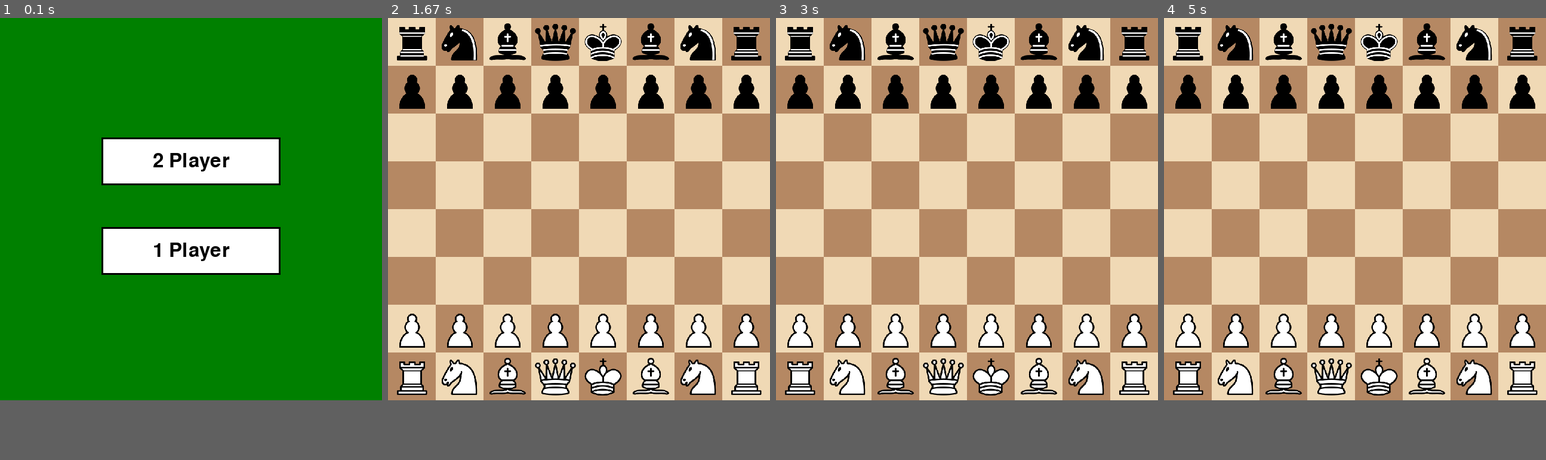
Above: before the commit, frames 1-4 (left to right).
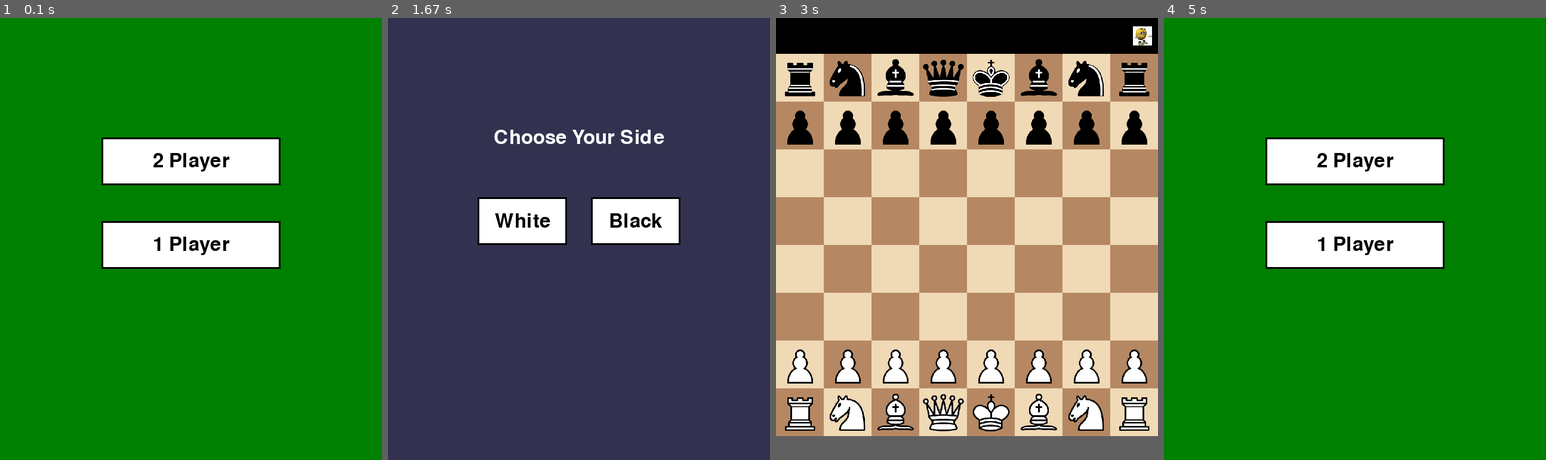
Above: after the commit, the same moments.

Repository: eladk333/Chess
Game: pygame game, started from main.py
Two runs of this game, one before a commit and one after it. Both use one fixed random seed, a clock stepped at 60 frames per second and the inputs below.
Inputs (mouse positions are in pixels of both pictures, inside the frame that each line leads up to):
- Up to frame 1 (0.1 s): no input
- Up to frame 2 (1.67 s): press the mouse at (579, 159) at 0.37 s; move the mouse to (571, 141) at 0.47 s; release the mouse at (563, 119) at 0.6 s; press the mouse at (754, 35) at 0.7 s; move the mouse to (601, 79) at 0.8 s; release the mouse at (449, 128) at 0.93 s; press the mouse at (579, 194) at 1.03 s; move the mouse to (586, 278) at 1.13 s; release the mouse at (594, 362) at 1.27 s; press the mouse at (579, 243) at 1.37 s; move the mouse to (514, 159) at 1.47 s; release the mouse at (452, 75) at 1.6 s
- Up to frame 3 (3 s): press the mouse at (909, 221) at 1.7 s; move the mouse to (924, 300) at 1.8 s; release the mouse at (940, 380) at 1.93 s; click (963, 283) at 2.05 s; press the mouse at (1142, 35) at 2.37 s; move the mouse to (1039, 185) at 2.47 s; release the mouse at (936, 340) at 2.6 s; press the mouse at (967, 132) at 2.7 s; move the mouse to (905, 194) at 2.8 s; release the mouse at (848, 252) at 2.93 s
- Up to frame 4 (5 s): click (1377, 345) at 3.05 s; press the mouse at (1377, 345) at 3.37 s; move the mouse to (1381, 274) at 3.47 s; release the mouse at (1385, 203) at 3.6 s; press the mouse at (1530, 35) at 3.7 s; move the mouse to (1389, 128) at 3.8 s; release the mouse at (1248, 221) at 3.93 s; press the mouse at (1355, 132) at 4.03 s; move the mouse to (1290, 146) at 4.13 s; release the mouse at (1221, 159) at 4.27 s; press the mouse at (1530, 35) at 4.37 s; move the mouse to (1439, 110) at 4.47 s; release the mouse at (1347, 181) at 4.6 s; press the mouse at (1355, 194) at 4.7 s; move the mouse to (1389, 274) at 4.8 s; release the mouse at (1423, 353) at 4.93 s
In our replay, in frame 1 the window is 640x640 before the commit and 640x740 after it. These sizes can differ from the game's own. Grey fills any space a smaller window leaves; there, only what the larger window draws over its background counts as a difference.

The runs differ from the first frame. In frame 1, 2.0% of the frame differs, in the area x 26-74%, y 45-59%; in frame 2, 86%; in frame 3, 71%; in frame 4, 86%, in the area x 0-100%, y 0-87%.

Commit message:
Added options for restarted and back to menu on board

Diff:
--- a/board.py
+++ b/board.py
@@ -1,18 +1,20 @@
-from pieces import create_piece
 from utils import parse_pos
+from pieces import create_piece  # or define each piece class individually
 
 class Board:
     def __init__(self):
         self.grid = [[None for _ in range(8)] for _ in range(8)]
         self.current_turn = "white"
+        self.setup()
 
     def setup(self):
-        # Place pawns and other pieces using create_piece('P', 'white') etc.
-        pass
+        # place pawns
+        for col in range(8):
+            self.grid[1][col] = create_piece('P', 'black')
+            self.grid[6][col] = create_piece('P', 'white')
 
-    def display(self):
-        # Print board to console
-        pass
+        # place other pieces using create_piece('R', 'white') etc.
+        # ...
 
     def make_move(self, src, dst):
         src_row, src_col = parse_pos(src)
@@ -26,5 +28,5 @@
         return False
 
     def is_checkmate(self):
-        # Placeholder logic
+        # actual checkmate detection logic here
         return False
--- a/game.py
+++ b/game.py
@@ -1,44 +1,45 @@
 import pygame
 from ui.pygame_ui import draw_board, load_piece_images, draw_pieces
 from rules import get_legal_moves, is_checkmate, is_in_check
+from ui.layout import BoardArea
+from options import show_options
 
 TILE_SIZE = 80
 
 def create_starting_board():
     board = [[None for _ in range(8)] for _ in range(8)]
-
     for col in range(8):
         board[1][col] = {'type': 'pawn', 'color': 'black', 'has_moved': False}
         board[6][col] = {'type': 'pawn', 'color': 'white', 'has_moved': False}
-
     board[0][0] = board[0][7] = {'type': 'rook', 'color': 'black', 'has_moved': False}
     board[7][0] = board[7][7] = {'type': 'rook', 'color': 'white', 'has_moved': False}
-
     board[0][1] = board[0][6] = {'type': 'knight', 'color': 'black', 'has_moved': False}
     board[7][1] = board[7][6] = {'type': 'knight', 'color': 'white', 'has_moved': False}
-
     board[0][2] = board[0][5] = {'type': 'bishop', 'color': 'black', 'has_moved': False}
     board[7][2] = board[7][5] = {'type': 'bishop', 'color': 'white', 'has_moved': False}
-
     board[0][3] = {'type': 'queen', 'color': 'black', 'has_moved': False}
     board[7][3] = {'type': 'queen', 'color': 'white', 'has_moved': False}
-
     board[0][4] = {'type': 'king', 'color': 'black', 'has_moved': False}
     board[7][4] = {'type': 'king', 'color': 'white', 'has_moved': False}
-
     return board
 
 def run_game(vs_ai=False, player_color="white"):
     pygame.init()
-    screen = pygame.display.set_mode((640, 640))
+
+    layout = BoardArea(top=60, bottom=0, left=0, right=0)
+    screen = pygame.display.set_mode((layout.screen_width, layout.screen_height))
     pygame.display.set_caption("Chess Game")
 
     font = pygame.font.SysFont(None, 48)
     check_message = ""
     board = create_starting_board()
     images = load_piece_images()
+    options_icon = pygame.image.load("ui/assets/options.jpg").convert_alpha()
+    options_icon = pygame.transform.scale(options_icon, (32, 32))
+    options_rect = options_icon.get_rect(topleft=(layout.screen_width - 42, 14))
+
+
     last_move = None
-
     selected = None
     current_turn = 'white'
     highlight_squares = []
@@ -53,16 +54,17 @@
     running = True
     game_over = False
     while running:
-        draw_board(screen, highlight_squares)
+        draw_board(screen, highlight_squares, layout)
+        screen.blit(options_icon, options_rect)
 
         if dragging and dragged_piece and drag_start:
             row, col = drag_start
             temp = board[row][col]
             board[row][col] = None
-            draw_pieces(screen, board, images)
+            draw_pieces(screen, board, images, layout)
             board[row][col] = temp
         else:
-            draw_pieces(screen, board, images)
+            draw_pieces(screen, board, images, layout)
 
         if dragging and dragged_piece:
             image = images[f"{dragged_piece['color']}_{dragged_piece['type']}"]
@@ -87,10 +89,19 @@
 
             elif event.type == pygame.MOUSEBUTTONDOWN:
                 click_down_pos = pygame.mouse.get_pos()
-                col = click_down_pos[0] // TILE_SIZE
-                row = click_down_pos[1] // TILE_SIZE
-                if board[row][col] and board[row][col]['color'] == current_turn:
-                    drag_candidate = (row, col)
+                if options_rect.collidepoint(click_down_pos):
+                    result = show_options(screen, layout)
+                    if result == "restart":
+                        return run_game(vs_ai, player_color)
+                    elif result == "menu":
+                        return  "menu"
+                    continue
+
+                square = layout.to_board(*click_down_pos)
+                if square:
+                    row, col = square
+                    if board[row][col] and board[row][col]['color'] == current_turn:
+                        drag_candidate = (row, col)
 
             elif event.type == pygame.MOUSEMOTION:
                 if drag_candidate and not dragging:
@@ -109,8 +120,14 @@
                     drag_pos = pygame.mouse.get_pos()
 
             elif event.type == pygame.MOUSEBUTTONUP:
-                x, y = pygame.mouse.get_pos()
-                row, col = y // TILE_SIZE, x // TILE_SIZE
+                drop_pos = pygame.mouse.get_pos()
+                square = layout.to_board(*drop_pos)
+                if not square:
+                    dragging = False
+                    drag_candidate = None
+                    continue
+
+                row, col = square
 
                 if dragging:
                     dragging = False
@@ -168,22 +185,6 @@
                         legal_moves = get_legal_moves(piece, src_row, src_col, board, last_move=last_move)
 
                         if (row, col) in legal_moves:
-                            if piece['type'] == 'pawn' and board[row][col] is None and col != src_col:
-                                captured_pawn_row = row + (1 if piece['color'] == 'white' else -1)
-                                board[captured_pawn_row][col] = None
-
-                            if piece['type'] == 'king' and abs(col - src_col) == 2:
-                                if col == 6:
-                                    rook = board[src_row][7]
-                                    board[src_row][5] = rook
-                                    board[src_row][7] = None
-                                    rook['has_moved'] = True
-                                elif col == 2:
-                                    rook = board[src_row][0]
-                                    board[src_row][3] = rook
-                                    board[src_row][0] = None
-                                    rook['has_moved'] = True
-
                             board[row][col] = piece
                             board[src_row][src_col] = None
                             piece['has_moved'] = True
@@ -212,7 +213,4 @@
                             selected = (row, col)
                             highlight_squares = get_legal_moves(board[row][col], row, col, board, last_move=last_move)
 
-    pygame.quit()
-
-if __name__ == "__main__":
-    main()
+    return "quit"
--- a/main.py
+++ b/main.py
@@ -2,10 +2,20 @@
 from menu import show_menu
 
 if __name__ == "__main__":
-    mode_info = show_menu()
-    if mode_info:
-        mode, color = mode_info
+   while True:
+        result = show_menu()
+        if result is None:
+            break
+
+        mode, player_color = result
         if mode == "pvp":
-            run_game(vs_ai=False)
+            outcome = run_game(vs_ai=False)
         elif mode == "ai":
-            run_game(vs_ai=True, player_color=color)
+            outcome = run_game(vs_ai=True, player_color=player_color)
+        else:
+            continue  # unrecognized result
+
+        if outcome == "menu":
+            continue  # loop back to show_menu
+        elif outcome == "quit":
+            break
--- a/menu.py
+++ b/menu.py
@@ -1,7 +1,6 @@
 import pygame
+from ui.layout import BoardArea
 
-SCREEN_WIDTH = 640
-SCREEN_HEIGHT = 640
 WHITE = (255, 255, 255)
 BLACK = (0, 0, 0)
 GREEN = (0, 128, 0)
@@ -15,15 +14,29 @@
 
 def show_menu():
     pygame.init()
-    screen = pygame.display.set_mode((640, 640))
+
+    layout = BoardArea(top=60)
+    screen = pygame.display.set_mode((layout.screen_width, layout.screen_height))
     pygame.display.set_caption("Chess Menu")
     font = pygame.font.SysFont(None, 48)
 
-    pvp_button = pygame.Rect(170, 200, 300, 80)
-    ai_button = pygame.Rect(170, 350, 300, 80)
+
+    button_width, button_height = 300, 80
+    pvp_button = pygame.Rect(
+        (layout.screen_width - button_width) // 2,
+        layout.top + 140,
+        button_width,
+        button_height
+    )
+    ai_button = pygame.Rect(
+        (layout.screen_width - button_width) // 2,
+        layout.top + 280,
+        button_width,
+        button_height
+    )
 
     while True:
-        screen.fill((0, 128, 0))
+        screen.fill(GREEN)
         draw_button(screen, "2 Player", pvp_button, font)
         draw_button(screen, "1 Player", ai_button, font)
         pygame.display.flip()
@@ -36,16 +49,29 @@
                 if pvp_button.collidepoint(event.pos):
                     return ("pvp", None)
                 elif ai_button.collidepoint(event.pos):
-                    return show_color_selection(screen, font)
+                    return show_color_selection(screen, font, layout)
 
-def show_color_selection(screen, font):
-    white_button = pygame.Rect(120, 300, 150, 80)
-    black_button = pygame.Rect(370, 300, 150, 80)
+def show_color_selection(screen, font, layout):
+    button_width, button_height = 150, 80
+    white_button = pygame.Rect(
+        layout.screen_width // 2 - 170,
+        layout.top + 240,
+        button_width,
+        button_height
+    )
+    black_button = pygame.Rect(
+        layout.screen_width // 2 + 20,
+        layout.top + 240,
+        button_width,
+        button_height
+    )
 
     while True:
         screen.fill((50, 50, 80))
         label = font.render("Choose Your Side", True, (255, 255, 255))
-        screen.blit(label, (180, 180))
+        label_rect = label.get_rect(center=(layout.screen_width // 2, layout.top + 140))
+        screen.blit(label, label_rect)
+
         draw_button(screen, "White", white_button, font)
         draw_button(screen, "Black", black_button, font)
         pygame.display.flip()
--- /dev/null
+++ b/options.py
@@ -0,0 +1,37 @@
+import pygame
+from ui.layout import BoardArea
+
+WHITE = (255, 255, 255)
+BLACK = (0, 0, 0)
+DARK_BG = (50, 50, 50)
+
+def draw_button(screen, text, rect, font):
+    pygame.draw.rect(screen, WHITE, rect)
+    pygame.draw.rect(screen, BLACK, rect, 3)
+    label = font.render(text, True, BLACK)
+    label_rect = label.get_rect(center=rect.center)
+    screen.blit(label, label_rect)
+
+def show_options(screen, layout: BoardArea):
+    overlay = pygame.Surface((layout.screen_width, layout.screen_height), pygame.SRCALPHA)
+    overlay.fill((0, 0, 0, 180))  # Semi-transparent black
+    font = pygame.font.SysFont(None, 48)
+
+    restart_button = pygame.Rect(layout.screen_width // 2 - 150, layout.top + 100, 300, 70)
+    menu_button = pygame.Rect(layout.screen_width // 2 - 150, layout.top + 200, 300, 70)
+
+    while True:
+        screen.blit(overlay, (0, 0))
+        draw_button(screen, "Restart Game", restart_button, font)
+        draw_button(screen, "Back to Menu", menu_button, font)
+        pygame.display.flip()
+
+        for event in pygame.event.get():
+            if event.type == pygame.QUIT:
+                pygame.quit()
+                return "quit"
+            elif event.type == pygame.MOUSEBUTTONDOWN:
+                if restart_button.collidepoint(event.pos):
+                    return "restart"
+                elif menu_button.collidepoint(event.pos):
+                    return "menu"
--- /dev/null
+++ b/ui/layout.py
@@ -0,0 +1,32 @@
+class BoardArea:
+    def __init__(self, tile_size=80, rows=8, cols=8, top=60, bottom=40, left=0, right=0):
+        self.tile_size = tile_size
+        self.rows = rows
+        self.cols = cols
+        self.top = top
+        self.bottom = bottom
+        self.left = left
+        self.right = right
+
+        self.board_width = self.cols * self.tile_size
+        self.board_height = self.rows * self.tile_size
+
+        self.screen_width = self.board_width + self.left + self.right
+        self.screen_height = self.board_height + self.top + self.bottom
+
+    def to_screen(self, row, col):
+        """Convert board coordinates to pixel coordinates (top-left of square)."""
+        x = self.left + col * self.tile_size
+        y = self.top + row * self.tile_size
+        return x, y
+
+    def to_board(self, x, y):
+        """Convert screen pixel coordinates to (row, col) if on board, else None."""
+        board_x = x - self.left
+        board_y = y - self.top
+
+        if 0 <= board_x < self.board_width and 0 <= board_y < self.board_height:
+            col = board_x // self.tile_size
+            row = board_y // self.tile_size
+            return int(row), int(col)
+        return None
--- a/ui/pygame_ui.py
+++ b/ui/pygame_ui.py
@@ -1,26 +1,44 @@
 import pygame
 import os
 
-TILE_SIZE = 80
-BOARD_SIZE = TILE_SIZE * 8
 LIGHT = (240, 217, 181)
 DARK = (181, 136, 99)
 
+TILE_SIZE = 80  # still used for scaling images
 ASSETS_PATH = os.path.join(os.path.dirname(__file__), "assets")
 
-def draw_board(screen, highlight_squares=None):
+
+def draw_board(screen, highlight_squares=None, layout=None):
     if highlight_squares is None:
         highlight_squares = []
+    if layout is None:
+        raise ValueError("draw_board requires a layout object")
 
     for row in range(8):
         for col in range(8):
             color = LIGHT if (row + col) % 2 == 0 else DARK
-            rect = pygame.Rect(col * TILE_SIZE, row * TILE_SIZE, TILE_SIZE, TILE_SIZE)
+            x, y = layout.to_screen(row, col)
+            rect = pygame.Rect(x, y, layout.tile_size, layout.tile_size)
             pygame.draw.rect(screen, color, rect)
 
-            # Highlight square
             if (row, col) in highlight_squares:
                 pygame.draw.rect(screen, (0, 255, 0), rect, 4)  # green outline
+
+
+def draw_pieces(screen, board, images, layout=None):
+    if layout is None:
+        raise ValueError("draw_pieces requires a layout object")
+
+    for row in range(8):
+        for col in range(8):
+            piece = board[row][col]
+            if piece:
+                key = f"{piece['color']}_{piece['type']}"  # e.g. white_queen
+                img = images.get(key)
+                if img:
+                    x, y = layout.to_screen(row, col)
+                    screen.blit(img, (x, y))
+
 
 def load_piece_images():
     images = {}
@@ -31,13 +49,3 @@
             img = pygame.transform.scale(img, (TILE_SIZE, TILE_SIZE))
             images[key] = img
     return images
-
-def draw_pieces(screen, board, images):
-    for row in range(8):
-        for col in range(8):
-            piece = board[row][col]
-            if piece:
-                key = f"{piece['color']}_{piece['type']}"  # e.g. white_queen
-                img = images.get(key)
-                if img:
-                    screen.blit(img, (col * TILE_SIZE, row * TILE_SIZE))
Binary file added: ui/assets/options.jpg
